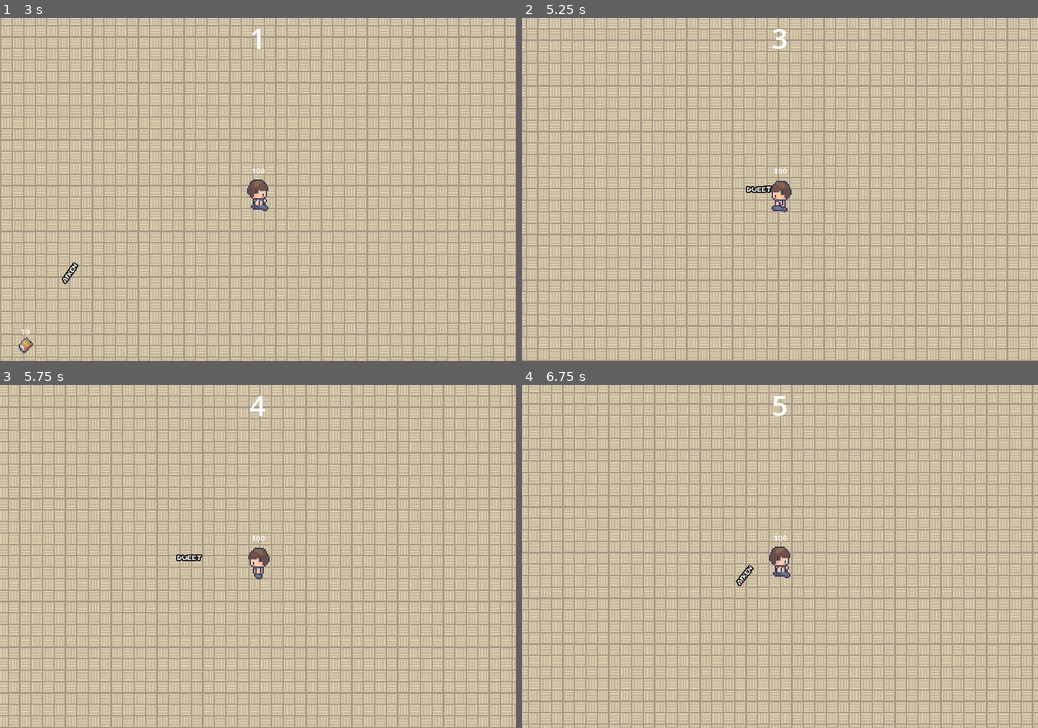
Above: before the commit, frames 1-4 (two rows, left to right).
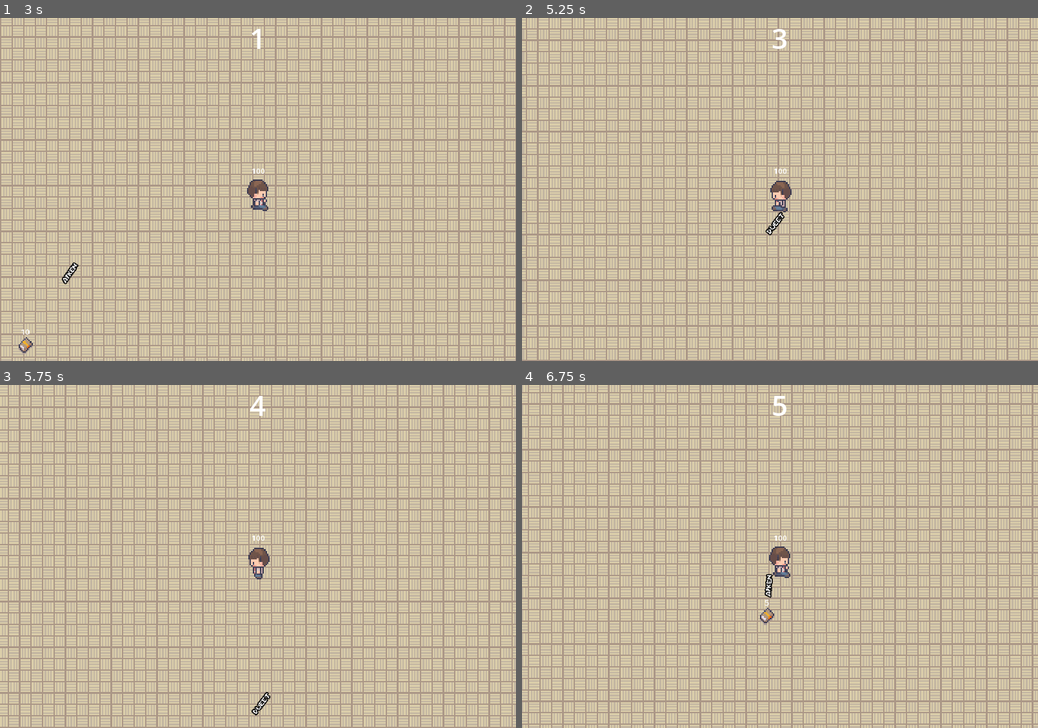
Above: after the commit, the same moments.

Repository: LimZiJia/SurviveTheSemester
Game: Godot game, scene res://gui/start_screen.tscn
Same seed, same stepped clock (60 frames per second), same inputs: the game is played once before the commit and once after it.
Inputs (mouse positions are in pixels of both pictures, inside the frame that each line leads up to):
- Up to frame 1 (3 s): click "Start" at 0.5 s; tap Enter at 1.25 s; move the mouse to (371, 172) at 1.27 s; hold D (move_right) 1.28-2.03 s; tap Space (attack) at 1.35, 2.1, 2.85 s; move the mouse to (154, 206) at 2.02 s; hold S (move_down) 2.03-2.78 s; move the mouse to (309, 114) at 2.77 s; hold D (move_right) from 2.78 s (still down)
- Up to frame 2 (5.25 s): move the mouse to (754, 258) at 3.52 s; release D (move_right) at 3.53 s; hold W (move_up) 3.53-4.28 s; tap Space (attack) at 3.6, 4.35, 5.1 s; move the mouse to (934, 240) at 4.27 s; hold A (move_left) from 4.28 s (still down); move the mouse to (625, 138) at 5.02 s
- Up to frame 3 (5.75 s): keep holding A (move_left)
- Up to frame 4 (6.75 s): move the mouse to (805, 556) at 5.77 s; release A (move_left) at 5.78 s; hold S (move_down) 5.78-6.53 s; tap Space (attack) at 5.85, 6.6 s; move the mouse to (702, 470) at 6.52 s; hold D (move_right) from 6.53 s (still down)

Frame 1 is identical in both runs. In frame 2, 0.2% of the frame differs, in the area x 43-51%, y 48-64%; in frame 3, 0.2%; in frame 4, 0.3%, in the area x 41-49%, y 52-70%.

Commit message:
fixed word not despawning
As a quick fix, sam added a timeout before the collision layer on word was connected to time out. As a result, there was a bug where word could shoot through mobs, if player was close to them. I made it such that words will remove themselves after 1s no matter what and remove collision with the world

Diff:
--- a/characters/player/player.tscn
+++ b/characters/player/player.tscn
@@ -552,7 +552,7 @@
 texture = ExtResource("8_voa7p")
 hframes = 56
 vframes = 20
-frame = 77
+frame = 75
 
 [node name="CollisionShape2D" type="CollisionShape2D" parent="."]
 position = Vector2(0, 33.5)
--- a/weapons/word/word.gd
+++ b/weapons/word/word.gd
@@ -12,9 +12,11 @@
 	cooldown_timer.timeout.connect(_on_cooldown_timer_timeout)
 
 
+
 func _physics_process(_delta: float) -> void:
 	if Input.is_action_just_pressed("attack"):
 		attack()
+
 
 # Given the player can attack and there are mobs surrounding the
 # player, it initiates the cooldown, and adds the word projectile
@@ -36,10 +38,14 @@
 	add_child(word_projectile)
 
 
+
 # Sets the can_attack variable to true so that
 # the player can attack again
 func _on_cooldown_timer_timeout() -> void:
 	can_attack = true
+
+# Despawns the word after some time
+
 
 # Returns the nearest mob in the SceneTree, or null if
 # there are no mobs currently
--- a/weapons/word/word_projectile.gd
+++ b/weapons/word/word_projectile.gd
@@ -11,6 +11,7 @@
 @onready var label = $Node2D/Label
 @onready var hitbox = $HitboxArea
 @onready var impact_detector = $ImpactDetector
+@onready var despawn_timer = $DespawnTimer
 
 func _ready() -> void:
 	choose_name()
@@ -26,8 +27,9 @@
 
 	velocity = max_speed * direction
 
-	await(get_tree().create_timer(0.05).timeout)
 	impact_detector.body_entered.connect(_on_impact)
+	despawn_timer.timeout.connect(_on_timeout)
+	despawn_timer.start(1.0)
 
 
 func choose_name() -> void:
@@ -42,3 +44,6 @@
 # Removes the projectile when it collides with a mob or the world
 func _on_impact(_body) -> void:
 	queue_free()
+
+func _on_timeout() -> void:
+	queue_free()
--- a/weapons/word/word_projectile.tscn
+++ b/weapons/word/word_projectile.tscn
@@ -42,8 +42,10 @@
 
 [node name="ImpactDetector" type="Area2D" parent="."]
 collision_layer = 0
-collision_mask = 5
+collision_mask = 4
 
 [node name="CollisionShape2D" type="CollisionShape2D" parent="ImpactDetector"]
 position = Vector2(22.5, -1)
 shape = SubResource("RectangleShape2D_hxk1k")
+
+[node name="DespawnTimer" type="Timer" parent="."]
